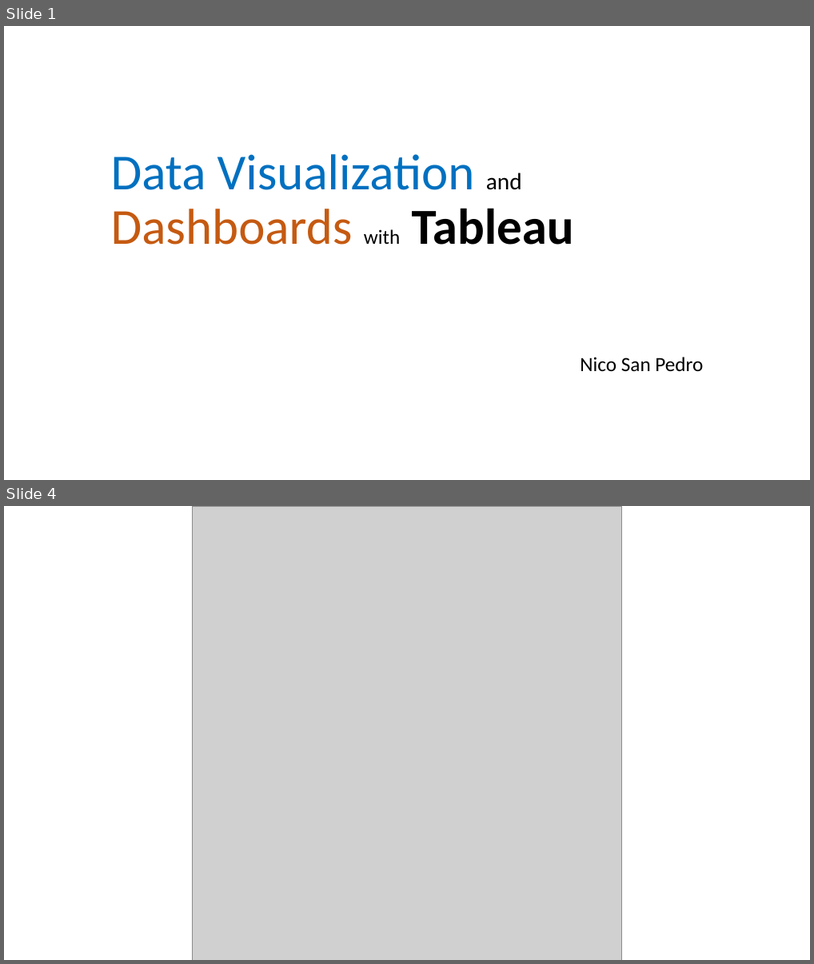
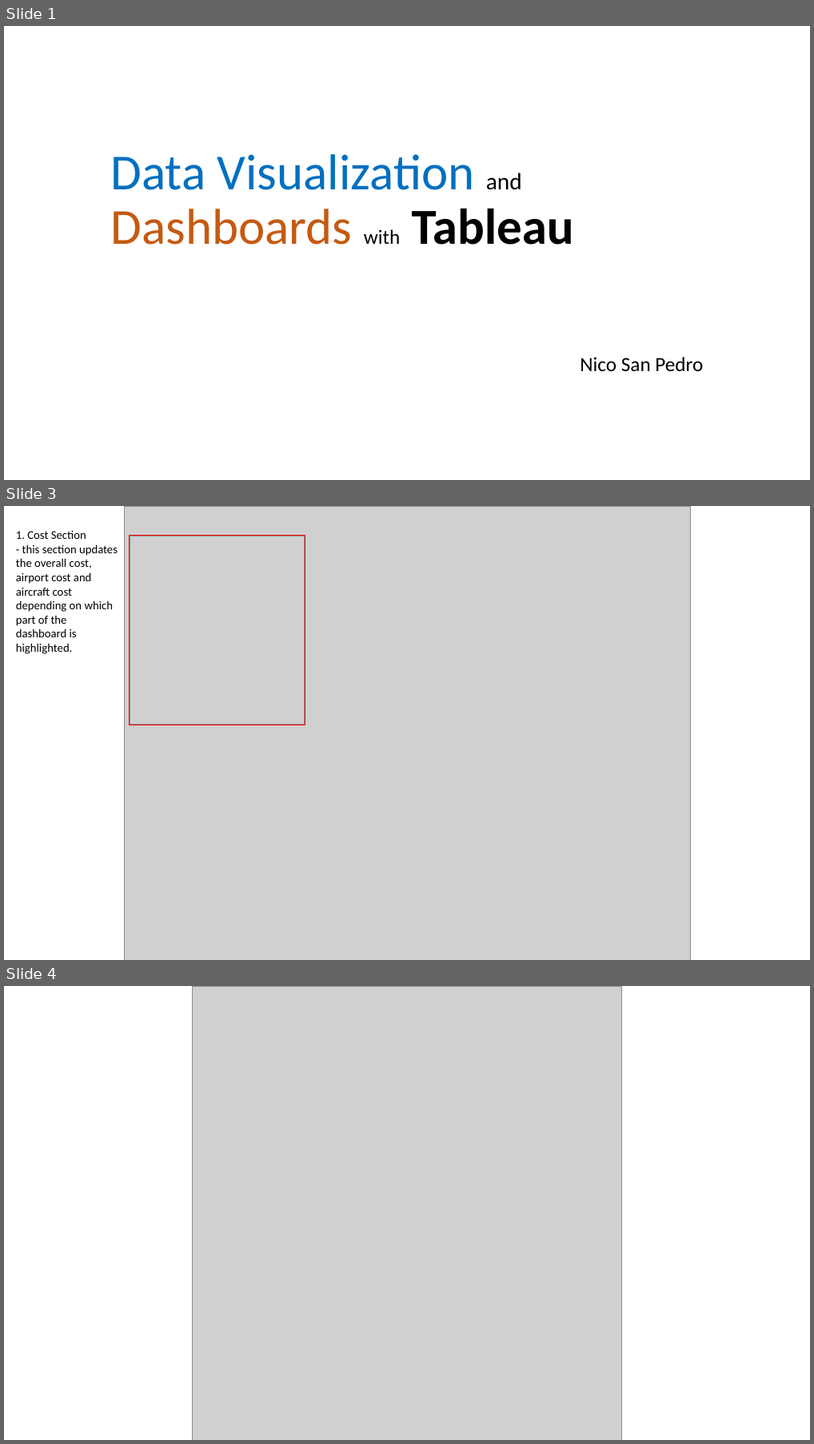
Before and after one commit to nicosanpedro/LHL-DS-Project3-Tableau, a slide deck: presentation.pptx. Shown one above the other, each under a label of ours: slides 1 and 4 before the commit, slides 1, 3 and 4 after it; the slides between them are not shown. The pictures are 814x964 and 814x1444 pixels, drawn with LibreOffice and Linux fonts; fonts in the diff are those of the drawing; grey boxes stand for pictures. Boxes give left, top, right and bottom in pixels: in the first picture for what was removed or moved away, otherwise in the second. Text is boxed around its words. In the diff, an @@ line names an element or a change of style, - is before the commit and + after.

```diff
--- a/presentation.pptx
+++ b/presentation.pptx
@@ slide 3 added at [4, 506, 810, 960], background #FFFFFF @@
@@ picture added at [124, 506, 690, 960] @@
@@ text added at [16, 531, 118, 654], 14 pt, text #000000 @@
+1. Cost Section
+- this section updates the overall cost, airport cost and aircraft cost depending on which part of the dashboard is highlighted.
@@ rectangle added at [130, 536, 305, 724], outline #FF0000 3 pt @@
@@ picture added at [130, 536, 305, 724] @@
```
Also in this commit, not shown: 9 other slides added, 6 slides removed, 2 other files.
